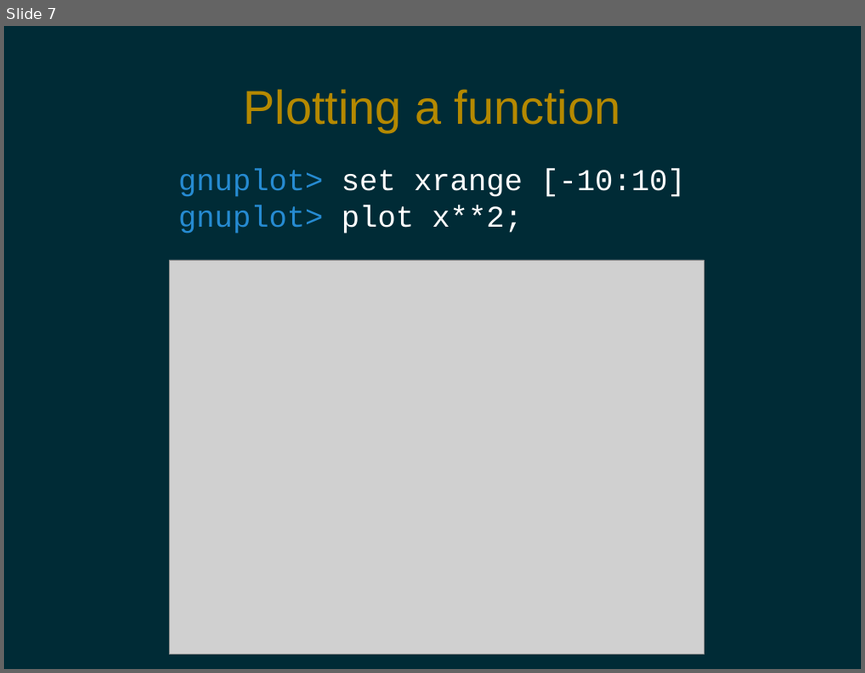
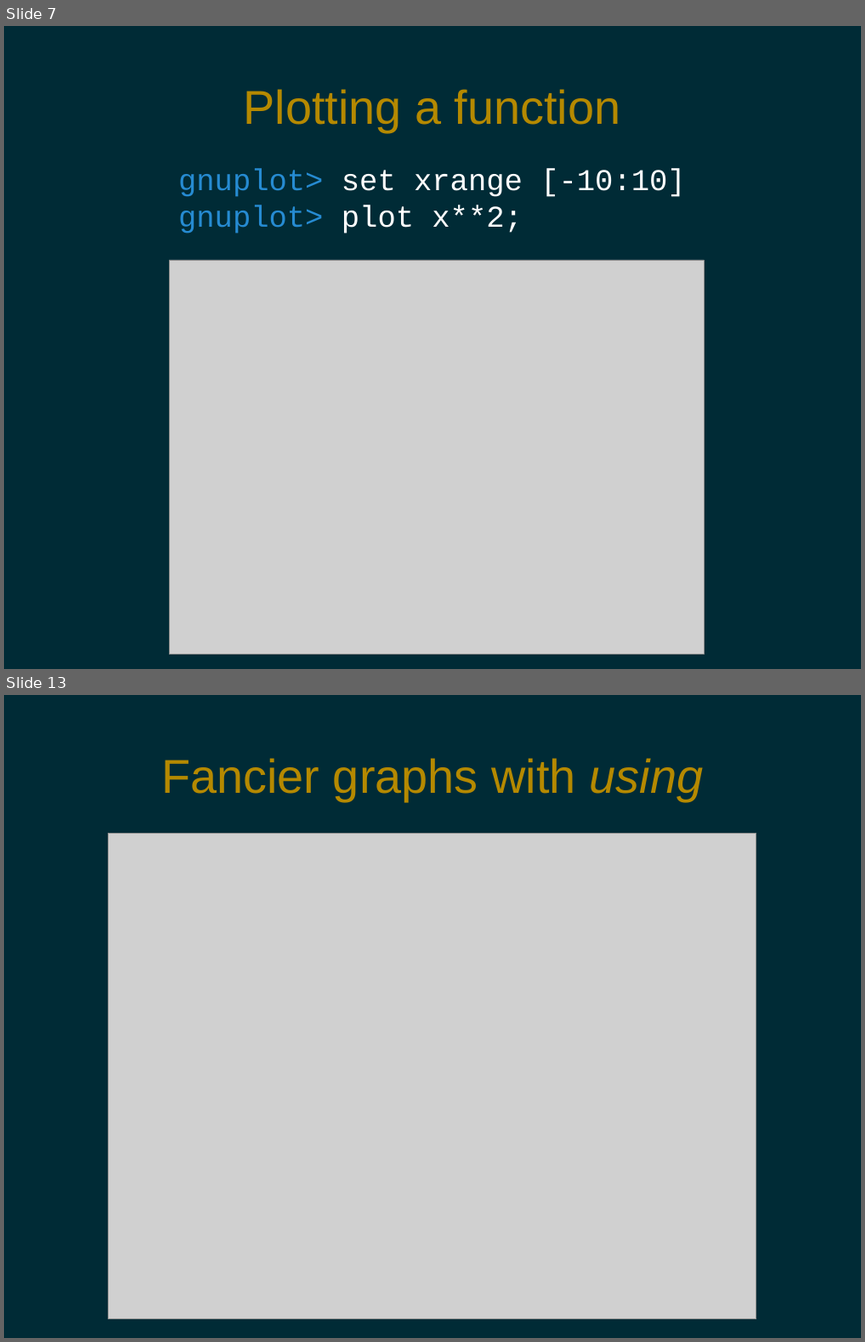
Before and after one commit to pdg137/gnuplot-pres, a slide deck: gnuplot.odp. Shown one above the other, each under a label of ours: slide 7 before the commit, slides 7 and 13 after it; the slides between them are not shown. The pictures are 865x673 and 865x1342 pixels, drawn with LibreOffice and Linux fonts; fonts in the diff are those of the drawing; grey boxes stand for pictures. Boxes give left, top, right and bottom in pixels: in the first picture for what was removed or moved away, otherwise in the second. Text is boxed around its words. In the diff, an @@ line names an element or a change of style, - is before the commit and + after.

Commit message:
added some more graphs to presentation

```diff
--- a/gnuplot.odp
+++ b/gnuplot.odp
@@ slide 13 added at (4,695,861,1338), background #002B36 @@
@@ title added at (161,758,704,801), 44 pt, text #B58900 @@
+Fancier graphs with using
@@ picture added at (109,834,756,1320) @@
```
Also in this commit, not shown: 1 slide changed, 4 other slides added.
